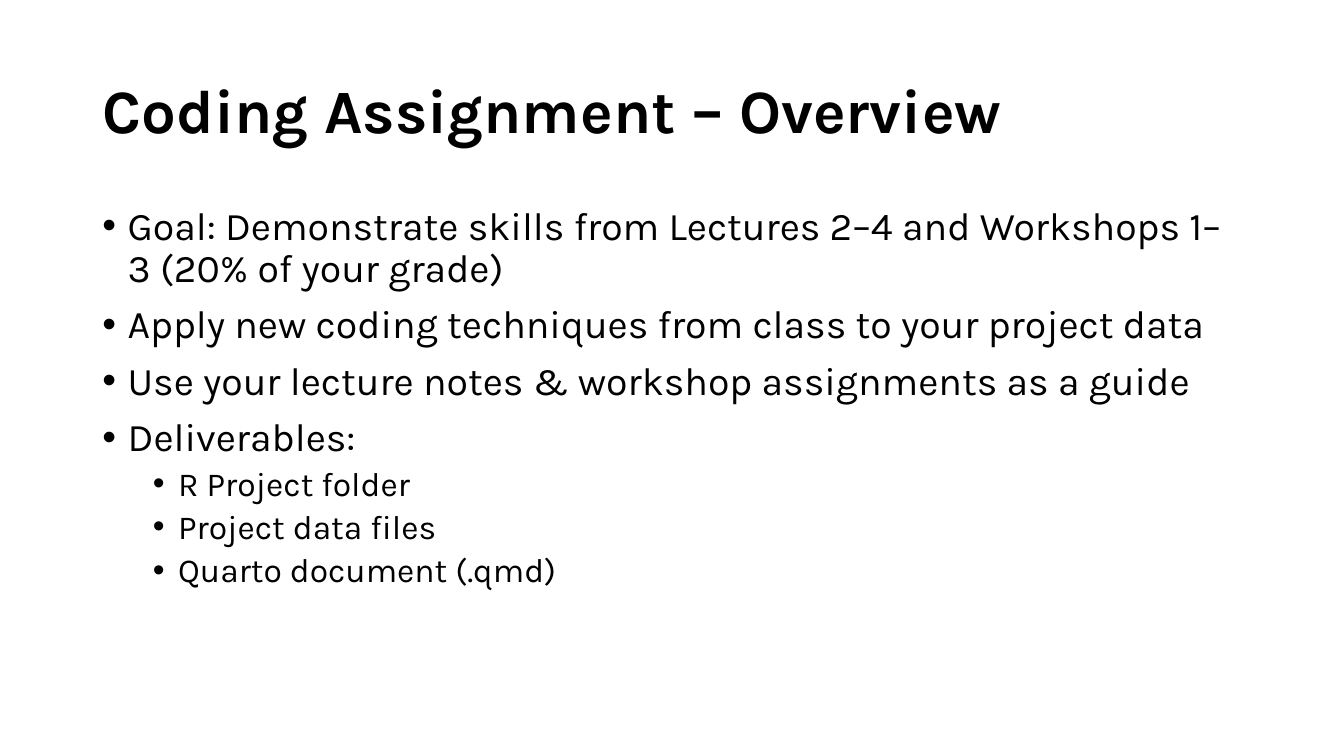
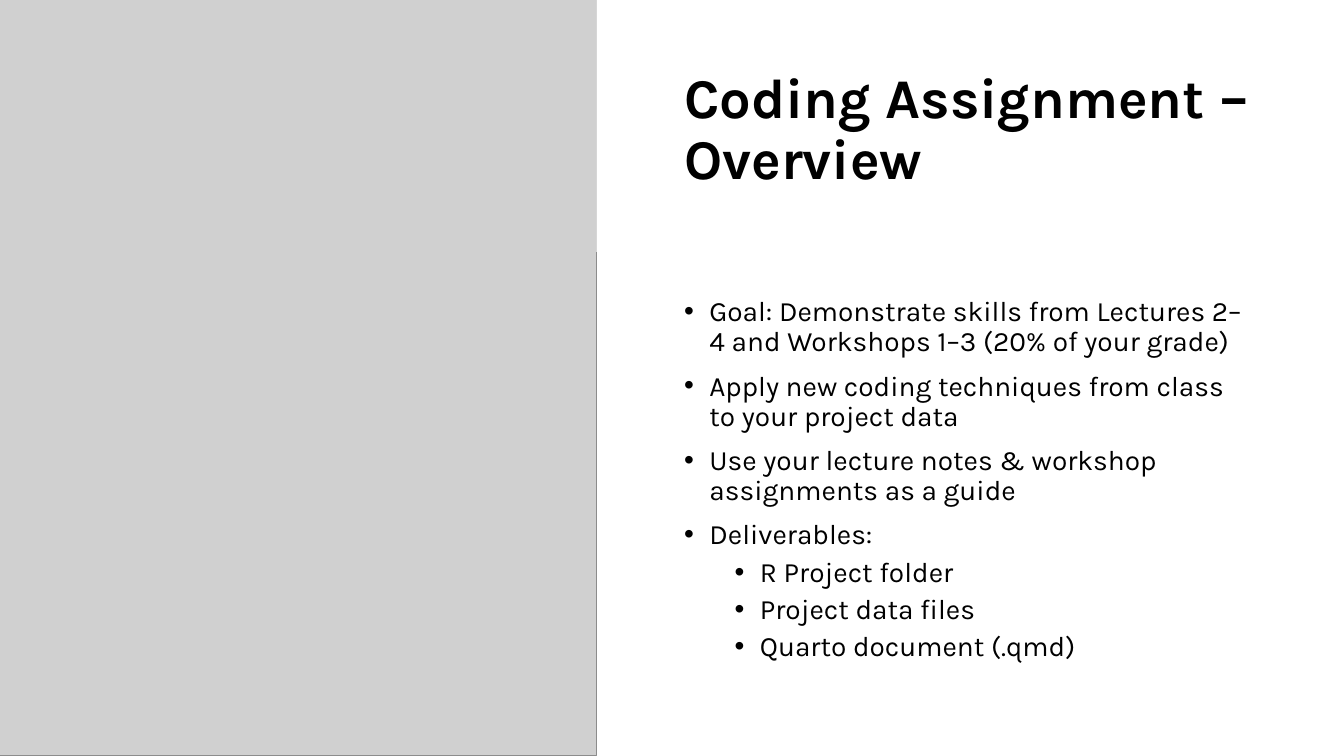
Before and after one commit to kris-wild/BIOL90041, a slide deck: slide 6 of Week_3/Workshop/Workshop_2.pptx (slide 7 before the commit). Drawn at 1344x756 pixels with LibreOffice and Linux fonts; fonts in the diff are those of the drawing; grey boxes stand for pictures. Boxes give left, top, right and bottom in pixels: in the first picture for what was removed or moved away, otherwise in the second. Text is boxed around its words. In the diff, an @@ line names an element or a change of style, - is before the commit and + after.

```diff
--- a/Week_3/Workshop/Workshop_2.pptx
+++ b/Week_3/Workshop/Workshop_2.pptx
@@ picture added at <box>0,0,597,756</box> @@
@@ rectangle added at <box>597,0,1344,252</box>, fill #FFFFFF @@
@@ title "Coding Assignment – Overview": place and size @@
-title "Coding Assignment – Overview" at <box>102,89,1001,148</box>
+title "Coding Assignment – Overview" at <box>684,78,1205,180</box>
@@ title "Coding Assignment – Overview" at <box>684,78,1205,180</box>: size 44 to 40 pt @@
@@ text "Goal: Demonstrate skills from Lectures ...": place and size @@
-text "Goal: Demonstrate skills from Lectures ..." at <box>128,213,1220,590</box>
+text "Goal: Demonstrate skills from Lectures ..." at <box>709,301,1241,663</box>
@@ text "Goal: Demonstrate skills from Lectures ..." at <box>709,301,1241,663</box>: size 28 to 20 pt in "Goal: Demonstrate skills from Lectures 2–4 and ...", "Apply new coding techniques from class to ...", "Use your lecture notes & workshop assignments ...", "Deliverables:"; size 24 to 20 pt in "R Project folder", "Project data files", "Quarto document (.qmd)"; vertical alignment top to middle @@
```
Also in this commit, not shown: 9 other slides changed, 1 slide removed, 11 other files.
